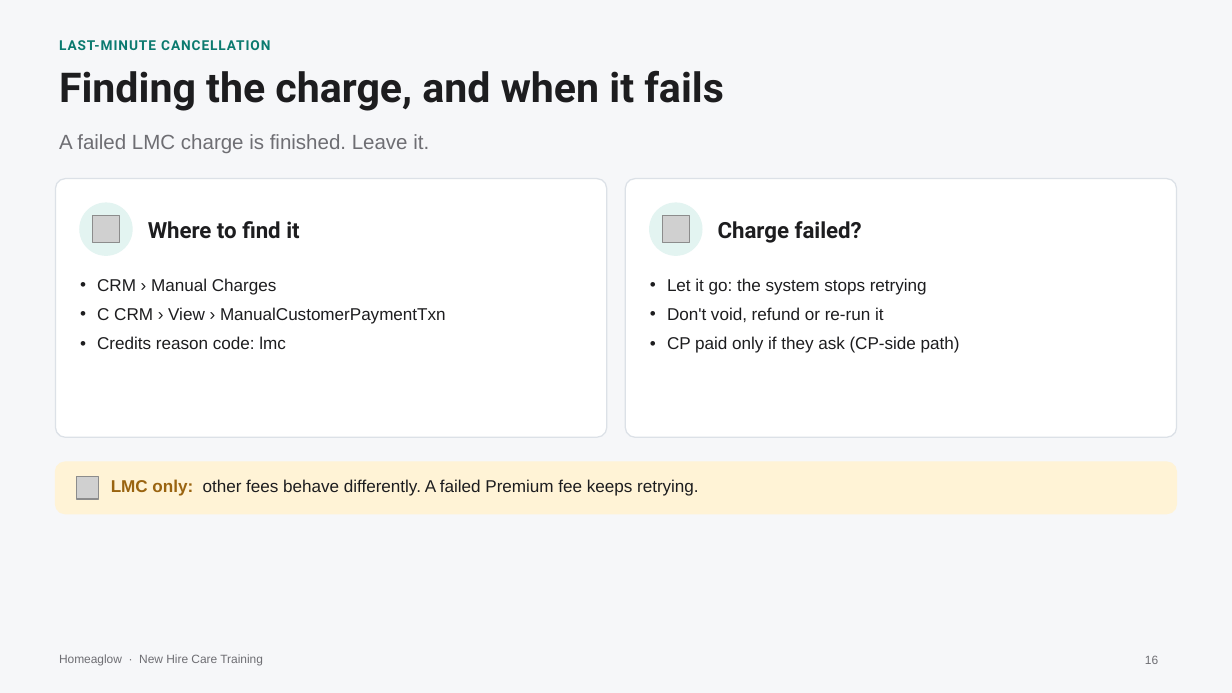
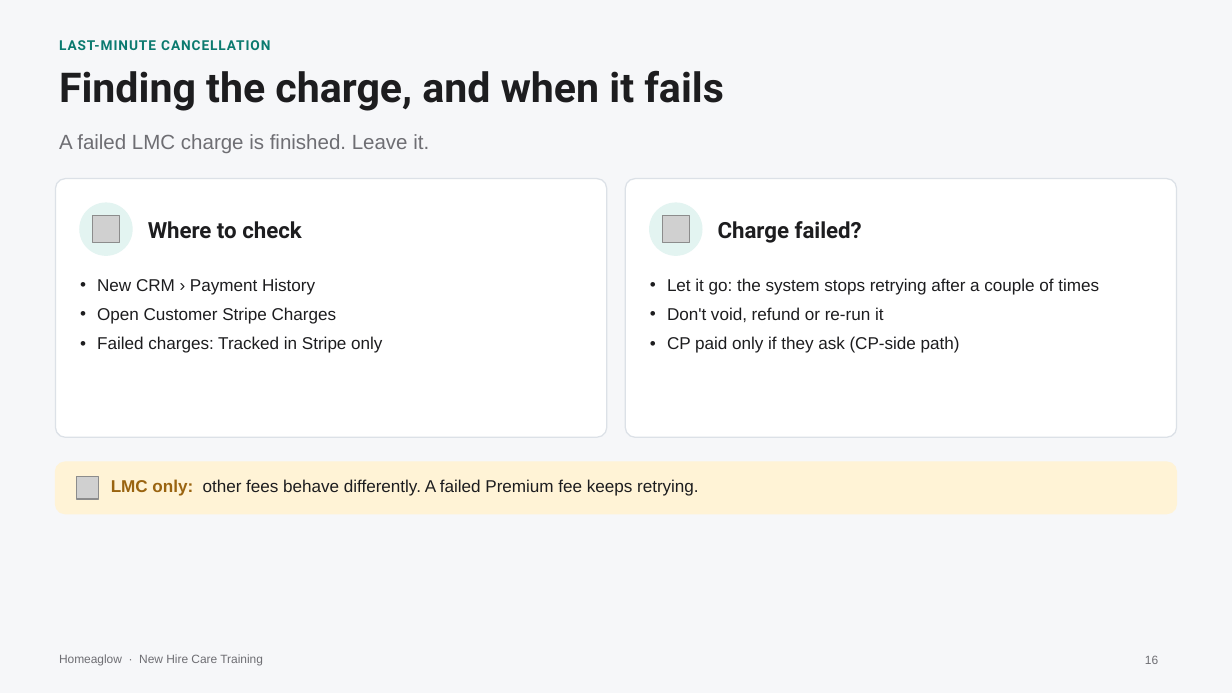
Before and after one commit to anjulimichelle/training, a slide deck: slide 16 of incorrect-info-lmc-lockout/incorrect-info-lmc-lockout.pptx. Drawn at 1232x693 pixels with LibreOffice and Linux fonts; fonts in the diff are those of the drawing; grey boxes stand for pictures. Boxes give left, top, right and bottom in pixels: in the first picture for what was removed or moved away, otherwise in the second. Text is boxed around its words. In the diff, an @@ line names an element or a change of style, - is before the commit and + after.

```diff
--- a/incorrect-info-lmc-lockout/incorrect-info-lmc-lockout.pptx
+++ b/incorrect-info-lmc-lockout/incorrect-info-lmc-lockout.pptx
@@ text at (148,221,301,239): text changed @@
-Where to find it
+Where to check
@@ text at (97,278,382,353): text changed @@
-• CRM › Manual Charges
-• C CRM › View › ManualCustomerPaymentTxn
-• Credits reason code: lmc
+• New CRM › Payment History
+• Open Customer Stripe Charges
+• Failed charges: Tracked in Stripe only
@@ text at (667,278,1099,295): text changed @@
-• Let it go: the system stops retrying
+• Let it go: the system stops retrying after a couple of times
```
Also in this commit, not shown: 3 other slides changed, 1 other file.
